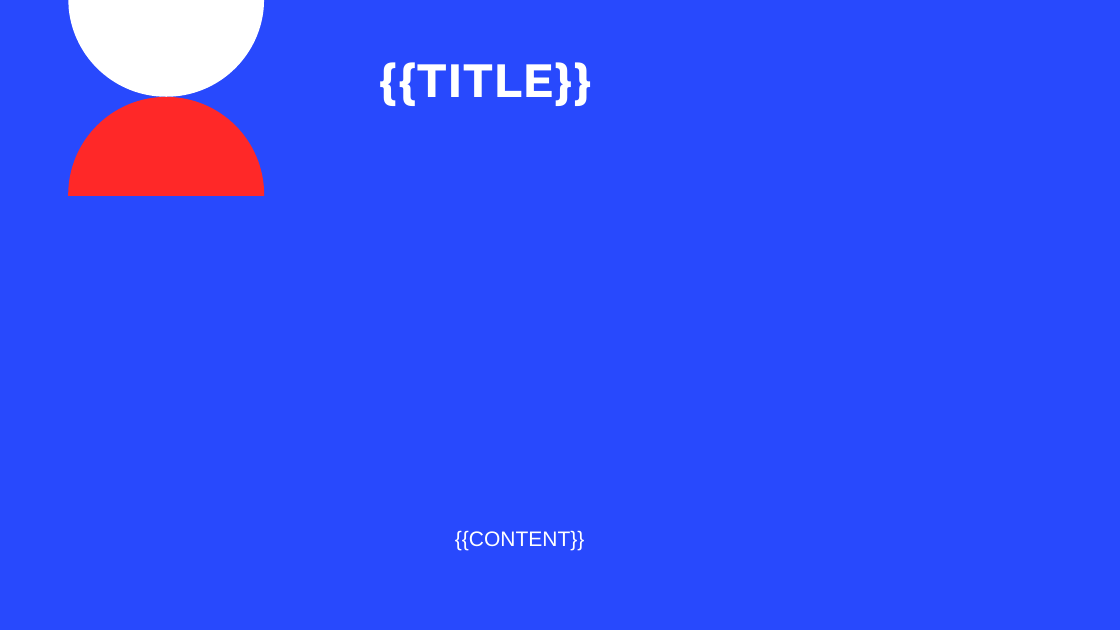
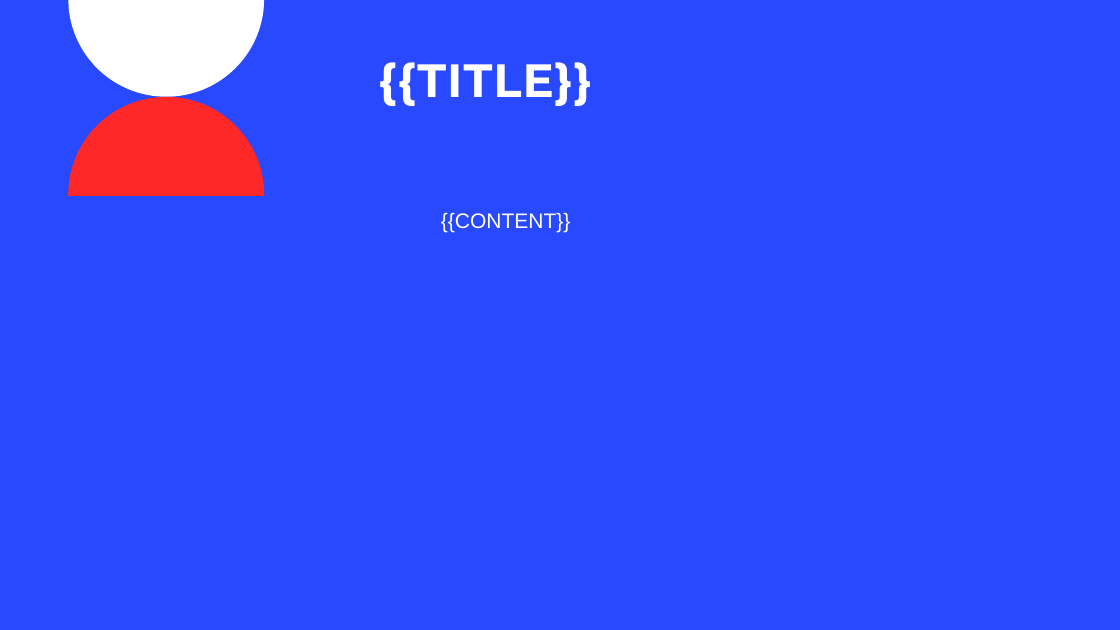
Before and after one commit to abdulzain6/Academi-AI-backend, a slide deck: slide 5 of api/lib/presentation_maker/template_dir/Simplistic_Elegance.pptx. Drawn at 1120x630 pixels with LibreOffice and Linux fonts; fonts in the diff are those of the drawing; background and template pictures are left out. Boxes give left, top, right and bottom in pixels: in the first picture for what was removed or moved away, otherwise in the second. Text is boxed around its words. In the diff, an @@ line names an element or a change of style, - is before the commit and + after.

```diff
--- a/api/lib/presentation_maker/template_dir/Simplistic_Elegance.pptx
+++ b/api/lib/presentation_maker/template_dir/Simplistic_Elegance.pptx
@@ text "{{CONTENT}}": place and size @@
-text "{{CONTENT}}" at (455,530,584,550)
+text "{{CONTENT}}" at (441,212,570,232)
@@ text "{{CONTENT}}" at (441,212,570,232): vertical alignment bottom to top @@
```
Also in this commit, not shown: 3 other slides changed, 6 other files.
